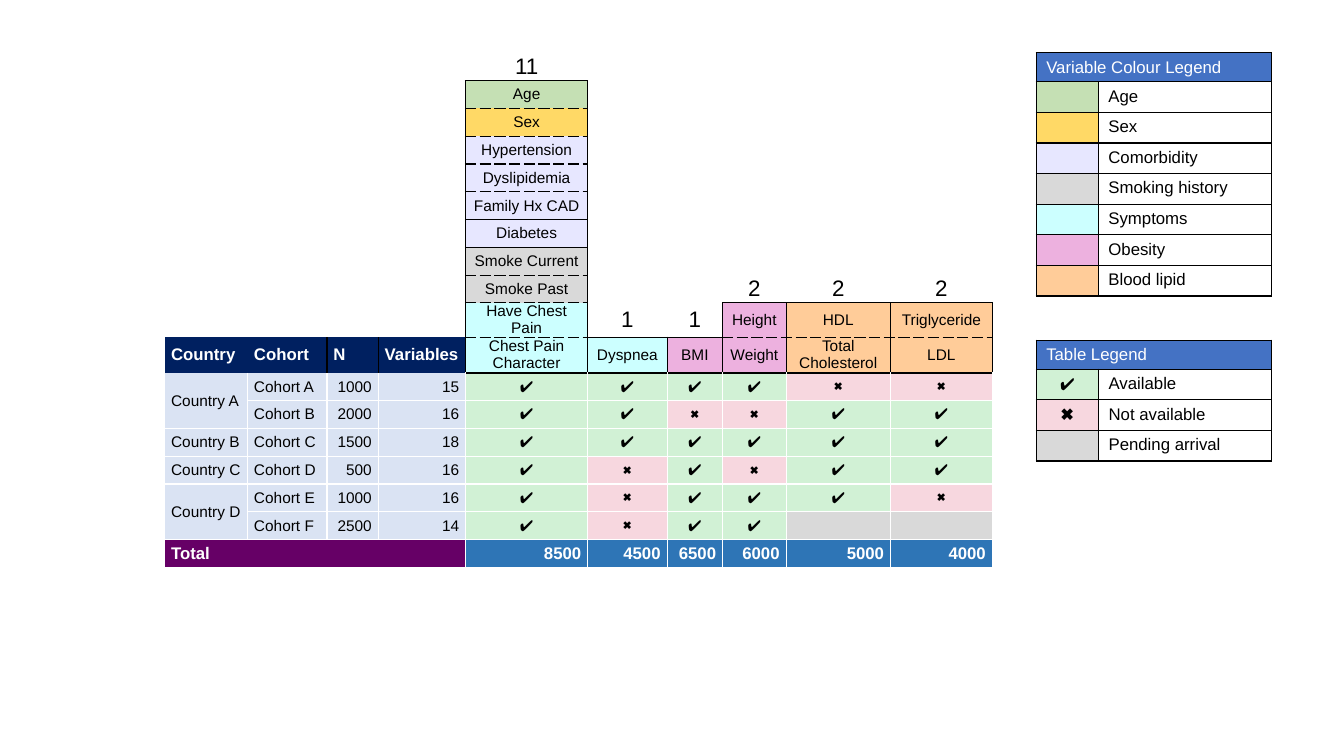
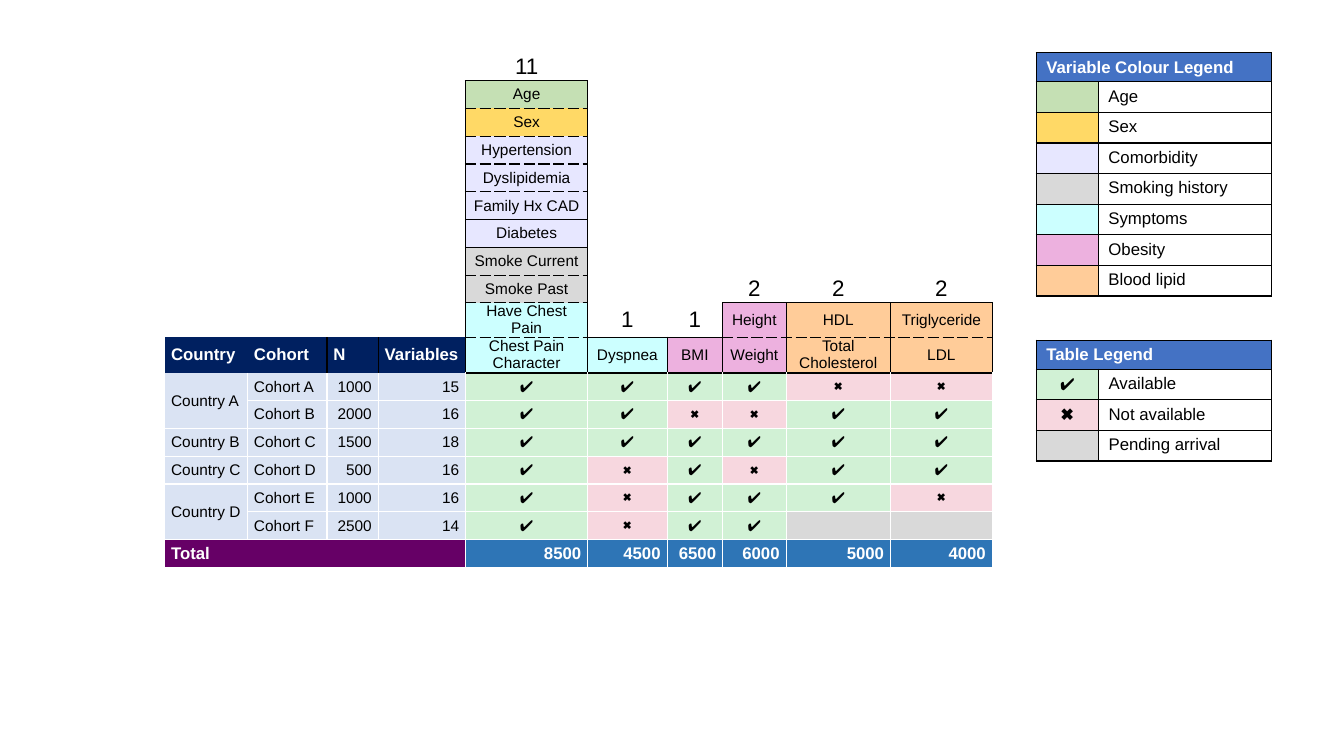
Before and after one commit to JauntyJJS/RMedicine2025_harmonisation, a slide deck: slide 18 of images/image_maker.pptx (slide 17 before the commit). Drawn at 1344x756 pixels with LibreOffice and Linux fonts; fonts in the diff are those of the drawing. Boxes give left, top, right and bottom in pixels: in the first picture for what was removed or moved away, otherwise in the second. Text is boxed around its words. In the diff, an @@ line names an element or a change of style, - is before the commit and + after.

Commit message:
Add slides

```diff
--- a/images/image_maker.pptx
+++ b/images/image_maker.pptx
@@ table at (1036, 52, 1272, 294) @@
@@ bold on in "Variable Colour Legend" @@
@@ table at (1036, 341, 1272, 462) @@
@@ bold on in "Table Legend" @@
```
Also in this commit, not shown: 1 slide added, 6 other files.
